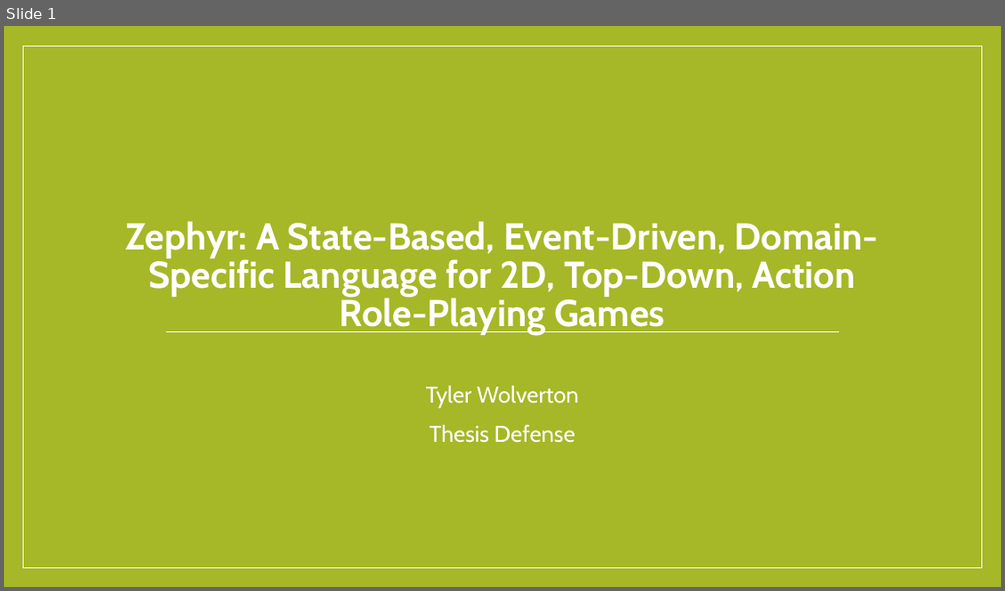
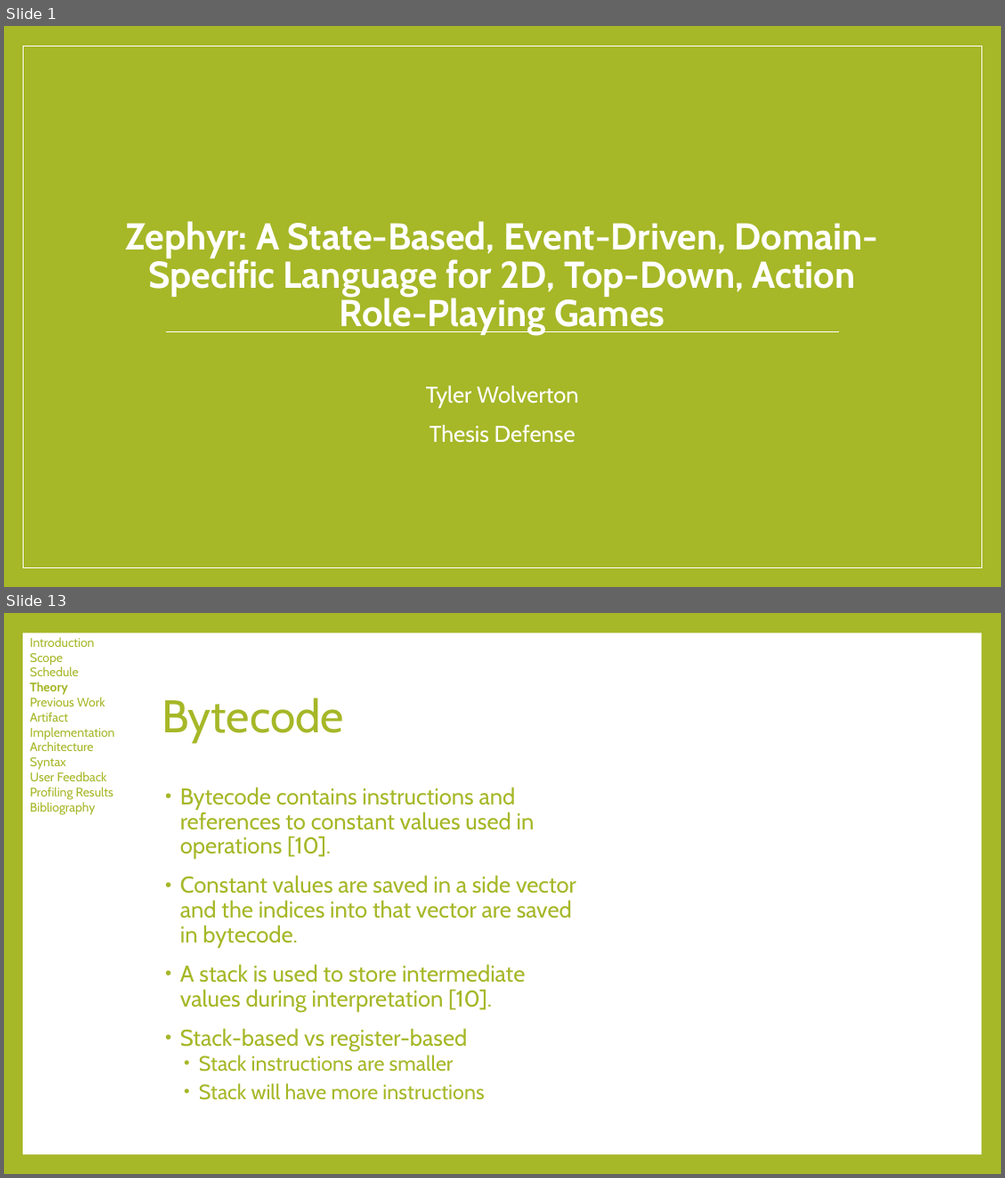
Before and after one commit to tylerwolverton/Guildhall, a slide deck: Zephyr/Documentation/Wolverton_Defense_Slides.pptx. Shown one above the other, each under a label of ours: slide 1 before the commit, slides 1 and 13 after it; the slides between them are not shown. The pictures are 1005x591 and 1005x1178 pixels, drawn with LibreOffice and Linux fonts; fonts in the diff are those of the drawing. Boxes give left, top, right and bottom in pixels: in the first picture for what was removed or moved away, otherwise in the second. Text is boxed around its words. In the diff, an @@ line names an element or a change of style, - is before the commit and + after.

```diff
--- a/Zephyr/Documentation/Wolverton_Defense_Slides.pptx
+++ b/Zephyr/Documentation/Wolverton_Defense_Slides.pptx
@@ slide 13 added at (4, 613, 1001, 1174), background #A6B727 @@
@@ rectangle added at (23, 633, 981, 1154), fill #FFFFFF @@
@@ text added at (30, 637, 114, 815), 12 pt, text #A6B727 @@
+Introduction
+Scope
+Schedule
+Theory
+Previous Work
+Artifact
+Implementation
+Architecture
+Syntax
+User Feedback
+Profiling Results
+Bibliography
@@ title added at (162, 698, 344, 742), 44 pt, text #A6B727 @@
+Bytecode
@@ text added at (180, 787, 576, 1100), 22 pt, text #A6B727 @@
+• Bytecode contains instructions and references to constant values used in operations [10].
+• Constant values are saved in a side vector and the indices into that vector are saved in bytecode.
+• A stack is used to store intermediate values during interpretation [10].
+• Stack-based vs register-based
+  • Stack instructions are smaller
+  • Stack will have more instructions
```
Also in this commit, not shown: 12 slides changed, 13 other slides added.
